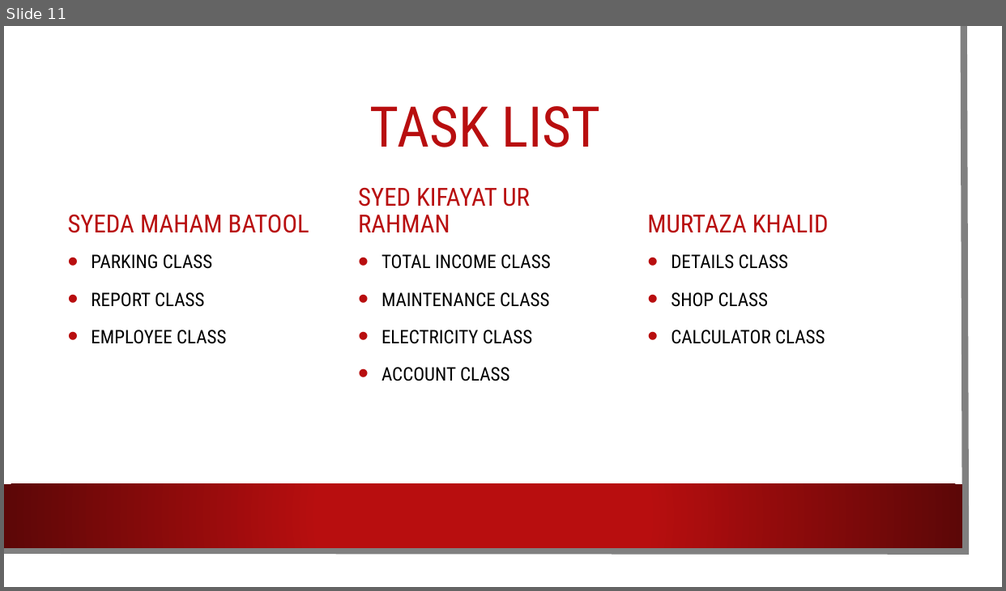
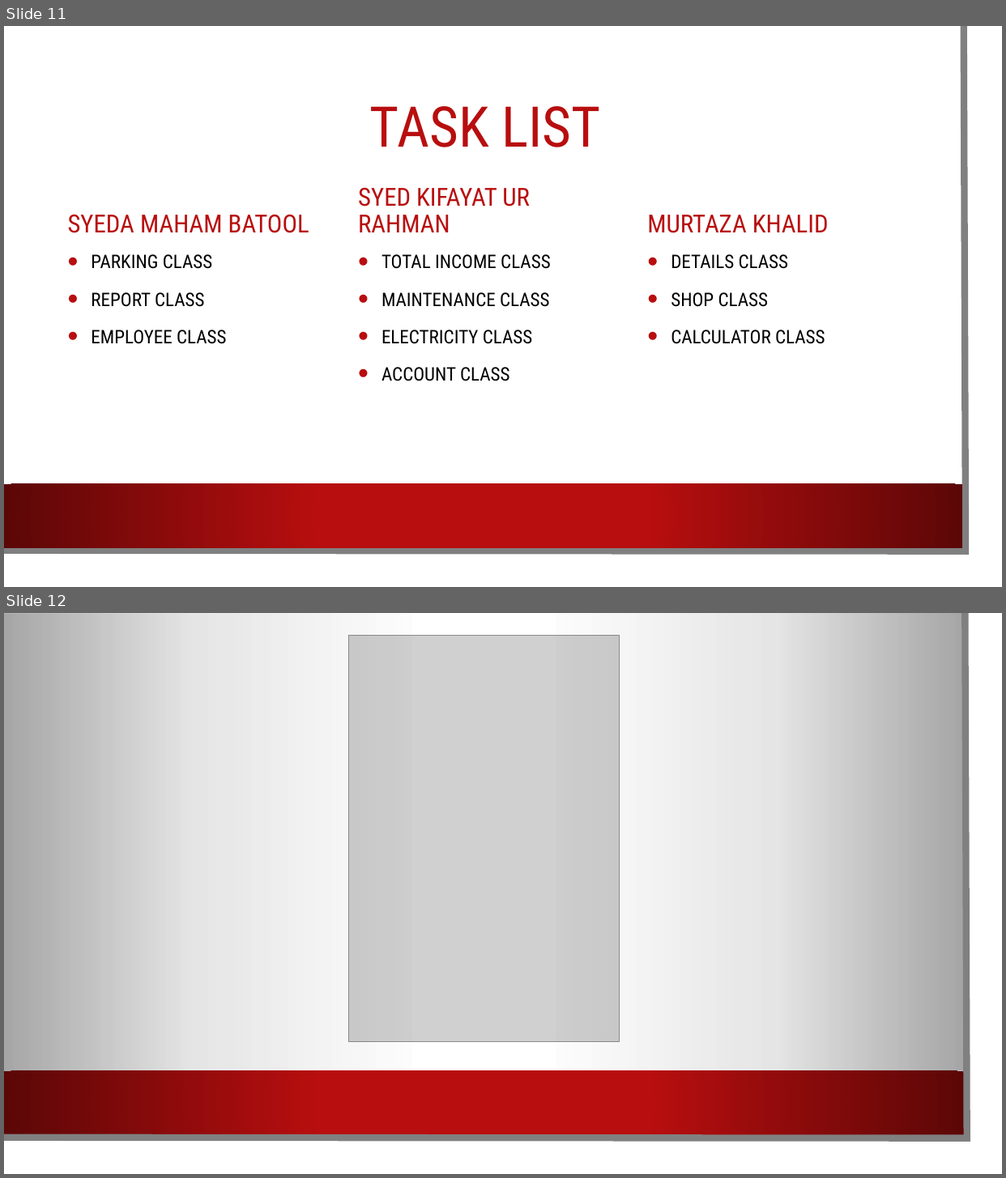
Before and after one commit to SyedKifayat1/OppFinalProject, a slide deck: Opp Project.pptx. Shown one above the other, each under a label of ours: slide 11 before the commit, slides 11 and 12 after it. The pictures are 1006x591 and 1006x1178 pixels, drawn with LibreOffice and Linux fonts; fonts in the diff are those of the drawing; grey boxes stand for pictures; background and template pictures are left out. Boxes give left, top, right and bottom in pixels: in the first picture for what was removed or moved away, otherwise in the second. Text is boxed around its words. In the diff, an @@ line names an element or a change of style, - is before the commit and + after.

```diff
--- a/Opp Project.pptx
+++ b/Opp Project.pptx
@@ slide 12 added at <box>4,613,1002,1174</box>, background picture (left out); not listed: 2 template elements that a slide beside it also shows @@
@@ rectangle added at <box>4,613,985,1157</box>, fill #FFFFFF @@
@@ rectangle added at <box>4,614,965,1072</box>, fill #FFFFFF @@
@@ rectangle added at <box>4,614,416,1072</box>, fill gradient #000000 @@
@@ freeform shape added at <box>4,613,967,1139</box>, outline #808080 6.5 pt @@
@@ picture added at <box>349,636,620,1042</box> @@
@@ rectangle added at <box>552,613,965,1071</box>, fill gradient #000000 @@
@@ rectangle added at <box>4,1071,965,1135</box>, fill gradient #B80E0F to #5C0707 @@
```
Also in this commit, not shown: 2 slides removed, 11 other files.
